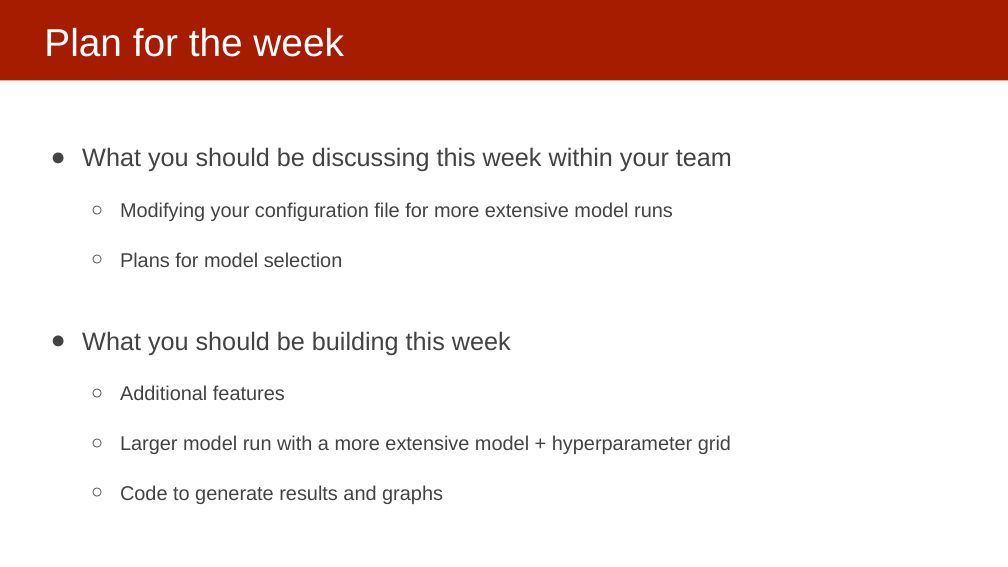
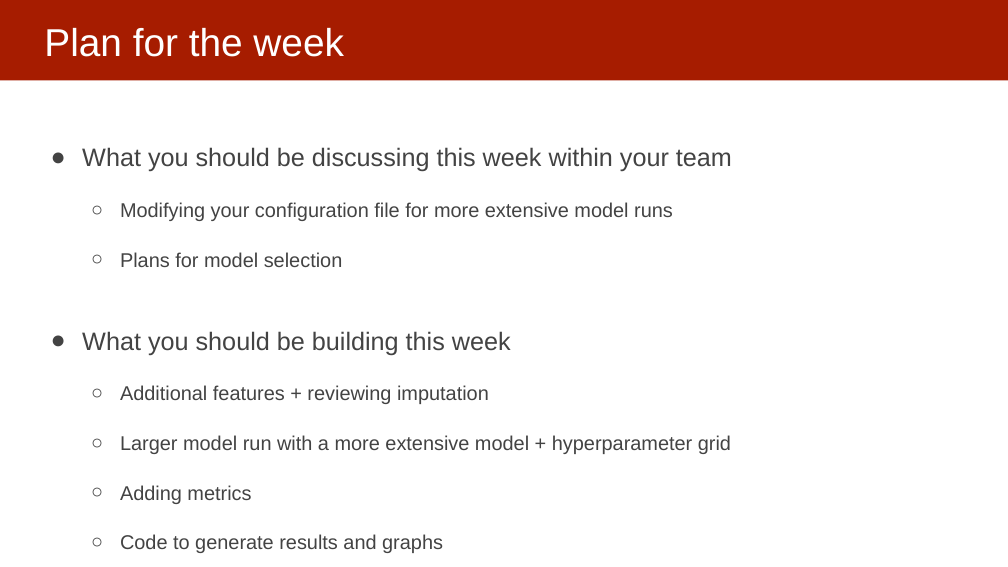
Before and after one commit to dssg/mlforpublicpolicylab, a slide deck: slide 3 of Lectures/15-ml-in-practice-and-model-selection-part-3.pptx. Drawn at 1008x567 pixels with LibreOffice and Linux fonts; fonts in the diff are those of the drawing. Boxes give left, top, right and bottom in pixels: in the first picture for what was removed or moved away, otherwise in the second. Text is boxed around its words. In the diff, an @@ line names an element or a change of style, - is before the commit and + after.

```diff
--- a/Lectures/15-ml-in-practice-and-model-selection-part-3.pptx
+++ b/Lectures/15-ml-in-practice-and-model-selection-part-3.pptx
@@ text at box(120, 385, 489, 404): text changed @@
-  ○ Additional features
+  ○ Additional features + reviewing imputation
@@ text at box(120, 485, 251, 504): paragraph added @@
+  ○ Adding metrics
```
Also in this commit, not shown: 1 other slide changed, 11 slides added, 12 slides removed.
